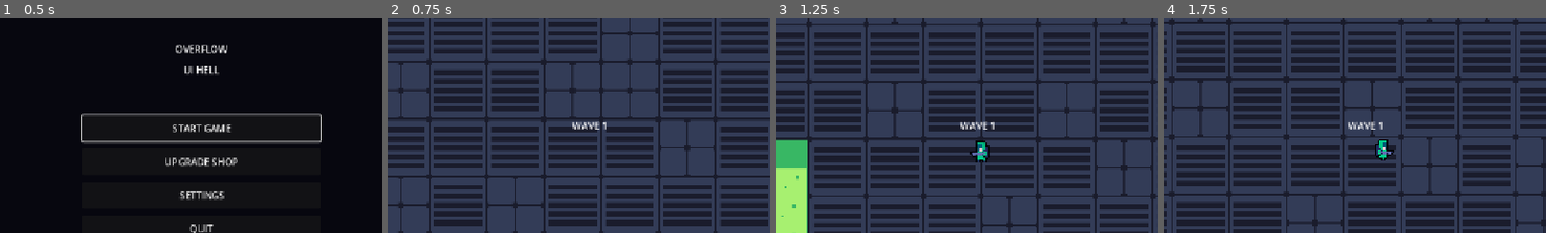
Above: before the commit, frames 1-4 (left to right).
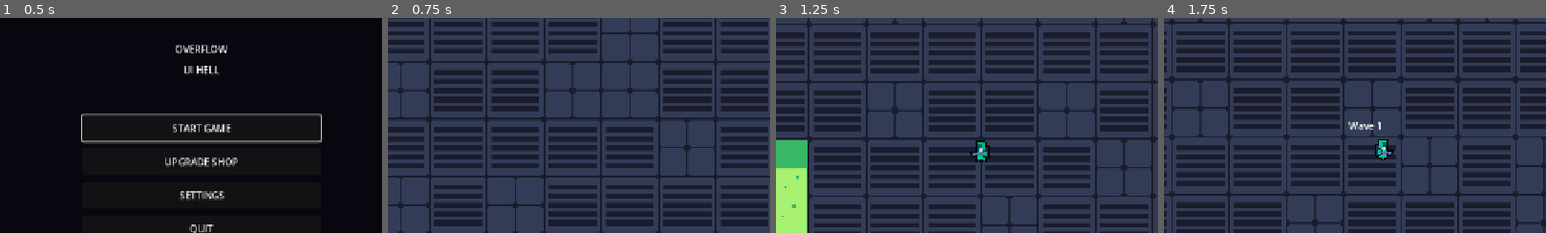
Above: after the commit, the same moments.

Repository: Gubari/ScreenRot
Game: Godot game, scene res://scenes/menus/main_menu.tscn
Two runs of this game, one before a commit and one after it. Both use one fixed random seed, a clock stepped at 60 frames per second and the inputs below.
Inputs (mouse positions are % of the whole screen's width and height, from its top left):
- Up to frame 1 (0.5 s): no input
- Up to frame 2 (0.75 s): click "START GAME" at 0.5 s
- Up to frame 3 (1.25 s): no input
- Up to frame 4 (1.75 s): move the mouse to (72, 45) at 1.27 s; hold D (move_right) from 1.28 s (still down); tap Shift (dash) at 1.35 s
The pictures show only the part of the screen within x 24-74%, y 19-69%; the shares and areas given below are measured in that part.

Frame 1 is identical in both runs. In frame 2, 0.2% of the frame differs, in the area x 48-58%, y 48-52%; in frame 3, 0.2%; in frame 4, 0.2%.

Commit message:
Igrac2, Unapredjen WaveManager

Diff:
--- a/resources/waves/wave_1.tres
+++ b/resources/waves/wave_1.tres
@@ -35,5 +35,5 @@
 
 [resource]
 script = ExtResource("1_wave")
-wave_name = "Wave 1"
+wave_name = ""
 spawn_groups = Array[ExtResource("2_group")]([SubResource("sg1"), SubResource("sg11"), SubResource("Resource_jvv86"), SubResource("Resource_oslit"), SubResource("Resource_dcgi8"), SubResource("Resource_6q32f")])
--- a/resources/waves/wave_2.tres
+++ b/resources/waves/wave_2.tres
@@ -8,5 +8,5 @@
 
 [resource]
 script = ExtResource("1_wave")
-wave_name = "Wave 2"
+wave_name = ""
 spawn_groups = Array[ExtResource("2_group")]([SubResource("sg1")])
--- a/scenes/game.tscn
+++ b/scenes/game.tscn
@@ -18,17 +18,12 @@
 [sub_resource type="Resource" id="Resource_ir15t"]
 script = ExtResource("11_trtic")
 enemy_type = "bloatware_boss"
-count = 3
-metadata/_custom_type_script = "uid://bilot01blr3po"
-
-[sub_resource type="Resource" id="Resource_trtic"]
-script = ExtResource("11_trtic")
 metadata/_custom_type_script = "uid://bilot01blr3po"
 
 [sub_resource type="Resource" id="Resource_ca42v"]
 script = ExtResource("7_kvuet")
-wave_name = "Wave 4"
-spawn_groups = Array[ExtResource("11_trtic")]([SubResource("Resource_ir15t"), SubResource("Resource_trtic")])
+wave_name = "Boss Fight"
+spawn_groups = Array[ExtResource("11_trtic")]([SubResource("Resource_ir15t")])
 spawn_radius = 200.0
 metadata/_custom_type_script = "uid://cfdwc1asb32m2"
 
--- a/scripts/managers/game_manager.gd
+++ b/scripts/managers/game_manager.gd
@@ -52,6 +52,7 @@
 	if debris_overlay and debris_overlay.has_signal("debris_changed"):
 		debris_overlay.debris_changed.connect(_on_debris_changed)
 	update_hud()
+	wave_label.visible = false
 	AudioManager.play_music("gameplay")
 	await get_tree().create_timer(1.0).timeout
 	start_next_wave()
@@ -66,7 +67,8 @@
 	current_wave += 1
 	wave_active = true
 	kills_this_wave = 0
-	wave_label.text = "WAVE " + str(current_wave)
+	var wave_name := wave_manager.get_wave_name(current_wave)
+	wave_label.text = wave_name
 	wave_label.visible = true
 	wave_label.modulate.a = 1.0
 
@@ -134,7 +136,7 @@
 	if not wave_active:
 		return
 	wave_active = false
-	wave_label.text = "WAVE " + str(current_wave) + " CLEARED!"
+	wave_label.text = wave_manager.get_wave_name(current_wave) + " CLEARED!"
 	wave_label.modulate.a = 1.0
 	wave_label.visible = true
 	run_credits += 10
@@ -203,7 +205,7 @@
 	for enemy in get_tree().get_nodes_in_group("enemies"):
 		enemy.queue_free()
 	enemy_spawner.enemies_alive = 0
-	wave_label.text = "WAVE " + str(current_wave) + " SKIPPED"
+	wave_label.text = wave_manager.get_wave_name(current_wave) + " SKIPPED"
 	wave_label.modulate.a = 1.0
 	wave_label.visible = true
 	await get_tree().create_timer(0.5).timeout
--- a/scripts/managers/wave_manager.gd
+++ b/scripts/managers/wave_manager.gd
@@ -42,6 +42,12 @@
 
 	return queue
 
+func get_wave_name(wave_number: int) -> String:
+	var index := clampi(wave_number - 1, 0, waves.size() - 1)
+	if not waves.is_empty() and waves[index].wave_name != "":
+		return waves[index].wave_name
+	return "Wave " + str(wave_number)
+
 func get_spawn_radius(wave_number: int) -> float:
 	if waves.is_empty():
 		return default_spawn_radius
